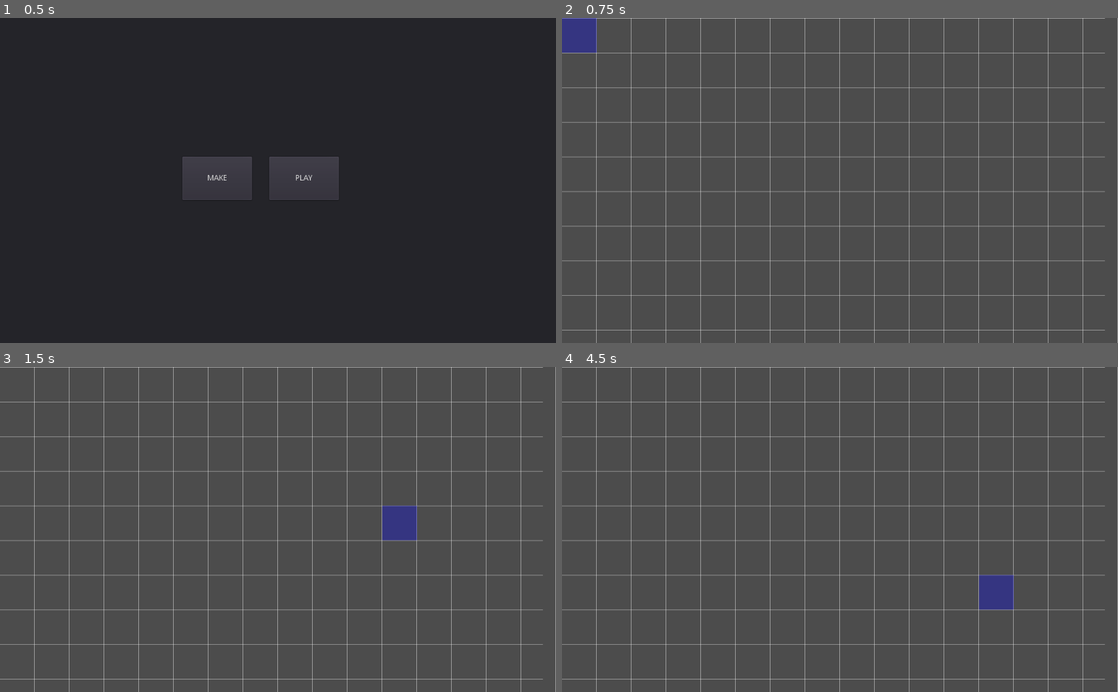
Above: before the commit, frames 1-4 (two rows, left to right).
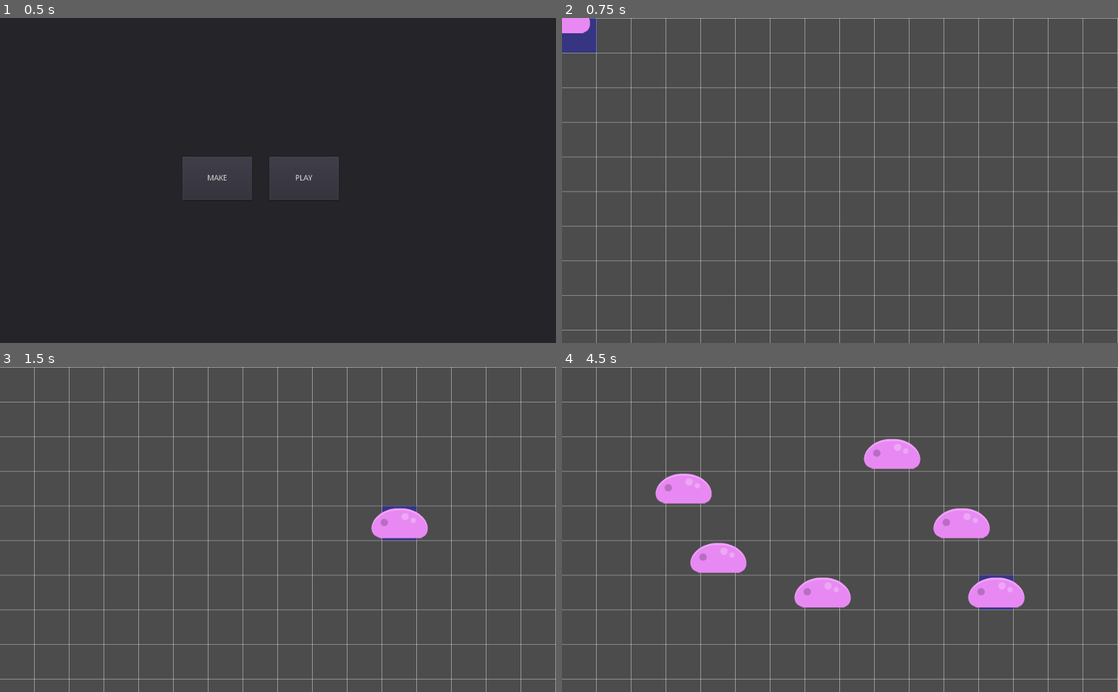
Above: after the commit, the same moments.

Repository: doomedramen/Maker
Game: Godot game, scene res://src/scenes/MainMenu.tscn
The game is run twice, just before and just after one commit, with the same random seed, the same clock (stepped at 60 frames per second) and the same inputs.
Inputs (mouse positions are in pixels of both pictures, inside the frame that each line leads up to):
- Up to frame 1 (0.5 s): no input
- Up to frame 2 (0.75 s): click "MAKE" at 0.5 s
- Up to frame 3 (1.5 s): tap Enter at 1.25 s; move the mouse to (400, 513) at 1.27 s; hold Right (ui_right) from 1.28 s (still down); tap Shift (sprint) at 1.35 s; click (400, 513) at 1.42 s
- Up to frame 4 (4.5 s): tap Up (ui_up) at 1.52 s; release Right (ui_right) at 2 s; tap Space at 2, 3.5 s; drag from (728, 545) to (812, 594) at 2.02 s; tap Enter at 2.75, 4.25 s; move the mouse to (895, 458) at 2.77 s; hold Left (ui_left) 2.78-3.5 s; tap Shift (sprint) at 2.85, 4.35 s; click (895, 458) at 2.92 s; drag from (812, 594) to (673, 480) at 3.52 s; move the mouse to (1006, 578) at 4.27 s; hold Right (ui_right) from 4.28 s (still down); click (1006, 578) at 4.42 s

Frame 1 is identical in both runs. In frame 2, 0.3% of the frame differs, in the area x 0-100%, y 0-97%; in frame 3, 0.9%; in frame 4, 4.8%, in the area x 16-100%, y 0-97%.

Commit message:
stuff

Diff:
--- a/src/scenes/LevelEditor.gd
+++ /dev/null
@@ -1,41 +0,0 @@
-extends Node2D
-
-const GRID_SIZE = 64
-
-var current_grid_position = Vector2()
-
-var lmb_pressed = false
-
-func _ready():
-	pass
-
-func _draw():
-
-	var max_lines = 100; #avoid crash if size too smal
-
-	for x in range(0, max_lines):
-		x = x*GRID_SIZE
-		draw_line(Vector2(x,0), Vector2(x, 1000), Color(1, 1, 1,.5), 1)
-		draw_line(Vector2(0,x), Vector2(1000, x), Color(1, 1, 1, .5), 1)
-
-	var currentCell = Rect2(current_grid_position,Vector2(GRID_SIZE,GRID_SIZE))
-	draw_rect(currentCell, Color(0, 0, 1,.3), 1)
-
-
-func _input(ev):
-	if ev is InputEventMouseButton and ev.button_index == BUTTON_LEFT:
-		lmb_pressed = ev.pressed
-    # Do stuff...
-	if ev is InputEventMouseMotion:
-		var mouse_pos = get_global_mouse_position();
-
-		mouse_pos.x -=GRID_SIZE/2 #fix center bug
-		mouse_pos.y -=GRID_SIZE/2 #fix center bug
-
-		current_grid_position.x = round(mouse_pos.x / GRID_SIZE) * GRID_SIZE;
-		current_grid_position.y = round(mouse_pos.y / GRID_SIZE) * GRID_SIZE;
-
-		if lmb_pressed:
-			print("we draggin!")
-
-		update() #rather important...
--- a/src/scenes/LevelEditor.tscn
+++ b/src/scenes/LevelEditor.tscn
@@ -1,7 +1,7 @@
 [gd_scene load_steps=2 format=2]
 
-[ext_resource path="res://src/scenes/LevelEditor.gd" type="Script" id=1]
+[ext_resource path="res://src/scenes/scripts/LevelEditor.gd" type="Script" id=1]
 
-[node name="LevelEditor" type="Node2D"]
+[node name="LevelEditor" type="Node2D" index="0"]
 
 script = ExtResource( 1 )
--- a/src/scenes/MainMenu.tscn
+++ b/src/scenes/MainMenu.tscn
@@ -1,6 +1,6 @@
 [gd_scene load_steps=2 format=2]
 
-[ext_resource path="res://src/scenes/MainMenu.gd" type="Script" id=1]
+[ext_resource path="res://src/scenes/scripts/MainMenu.gd" type="Script" id=1]
 
 [node name="MainMenu" type="Node"]
 
--- a/src/scenes/game.tscn
+++ b/src/scenes/game.tscn
@@ -1,10 +1,11 @@
 [gd_scene load_steps=8 format=2]
 
-[ext_resource path="res://src/scenes/game.gd" type="Script" id=1]
+[ext_resource path="res://src/scenes/scripts/game.gd" type="Script" id=1]
 [ext_resource path="res://src/tiles/tileSet.tres" type="TileSet" id=2]
 [ext_resource path="res://src/sprites/players/Player.tscn" type="PackedScene" id=3]
 [ext_resource path="res://assets/fonts/Lato2OFL/Lato-Bold.ttf" type="DynamicFontData" id=4]
 [ext_resource path="res://assets/spritesheet_hud.png" type="Texture" id=5]
+
 
 [sub_resource type="DynamicFont" id=1]
 
--- /dev/null
+++ b/src/scenes/scripts/LevelEditor.gd
@@ -0,0 +1,55 @@
+extends Node2D
+
+const GRID_SIZE = 64
+
+var current_grid_position = Vector2()
+
+var lmb_down = false
+
+var Ememy = load("res://src/sprites/Enemy.tscn")
+
+onready var currentItem = Ememy.instance()
+
+func _ready():
+	add_child(currentItem)
+	get_tree().get_root().connect("size_changed", self, "update")
+
+func _draw():
+	var projectResolution=get_viewport().size
+	var widest = projectResolution.x if projectResolution.x > projectResolution.y else projectResolution.y
+	var max_lines = (widest / GRID_SIZE)+1 #avoid crash if size too smal
+
+	for x in range(0, max_lines):
+		x = x*GRID_SIZE
+		draw_line(Vector2(x,0), Vector2(x, projectResolution.y), Color(1, 1, 1,.5), 1)
+		draw_line(Vector2(0,x), Vector2(projectResolution.x, x), Color(1, 1, 1, .5), 1)
+
+	var currentCell = Rect2(current_grid_position,Vector2(GRID_SIZE,GRID_SIZE))
+	draw_rect(currentCell, Color(0, 0, 1,.3), 1)
+
+func _input(ev):
+	if ev is InputEventMouseButton and ev.button_index == BUTTON_LEFT:
+		lmb_down = ev.pressed
+
+		if currentItem:
+			add_child(currentItem.duplicate())
+
+    # Do stuff...
+	if ev is InputEventMouseMotion:
+		var mouse_pos = get_global_mouse_position();
+
+		mouse_pos.x -=GRID_SIZE/2 #fix center bug
+		mouse_pos.y -=GRID_SIZE/2 #fix center bug
+
+		current_grid_position.x = round(mouse_pos.x / GRID_SIZE) * GRID_SIZE;
+		current_grid_position.y = round(mouse_pos.y / GRID_SIZE) * GRID_SIZE;
+
+		if currentItem:
+			#get tile center
+			var center_of_cell = Vector2(current_grid_position.x+(GRID_SIZE/2), current_grid_position.y+(GRID_SIZE/2))
+			currentItem.position = center_of_cell
+
+		if lmb_down:
+			print("we draggin!")
+
+		update() #rather important...
--- a/src/sprites/Enemy.tscn
+++ b/src/sprites/Enemy.tscn
@@ -7,23 +7,21 @@
 custom_solver_bias = 0.0
 extents = Vector2( 10, 10 )
 
-[node name="Node" type="Node" index="0"]
-
-[node name="KinematicBody2D" type="KinematicBody2D" parent="." index="0"]
+[node name="Enemy" type="KinematicBody2D"]
 
 input_pickable = false
 collision_layer = 1
 collision_mask = 1
 collision/safe_margin = 0.08
 
-[node name="Sprite" type="Sprite" parent="KinematicBody2D" index="0"]
+[node name="Sprite" type="Sprite" parent="." index="0"]
 
 texture = ExtResource( 1 )
 region_enabled = true
 region_rect = Rect2( 11, 1113, 106, 56 )
-_sections_unfolded = [ "Region" ]
+_sections_unfolded = [ "Offset", "Region" ]
 
-[node name="CollisionShape2D" type="CollisionShape2D" parent="KinematicBody2D" index="1"]
+[node name="CollisionShape2D" type="CollisionShape2D" parent="." index="1"]
 
 position = Vector2( -0.375004, 2.625 )
 scale = Vector2( 4.36538, 2.54808 )
Renamed: src/scenes/MainMenu.gd -> src/scenes/scripts/MainMenu.gd
Renamed: src/scenes/game.gd -> src/scenes/scripts/game.gd
